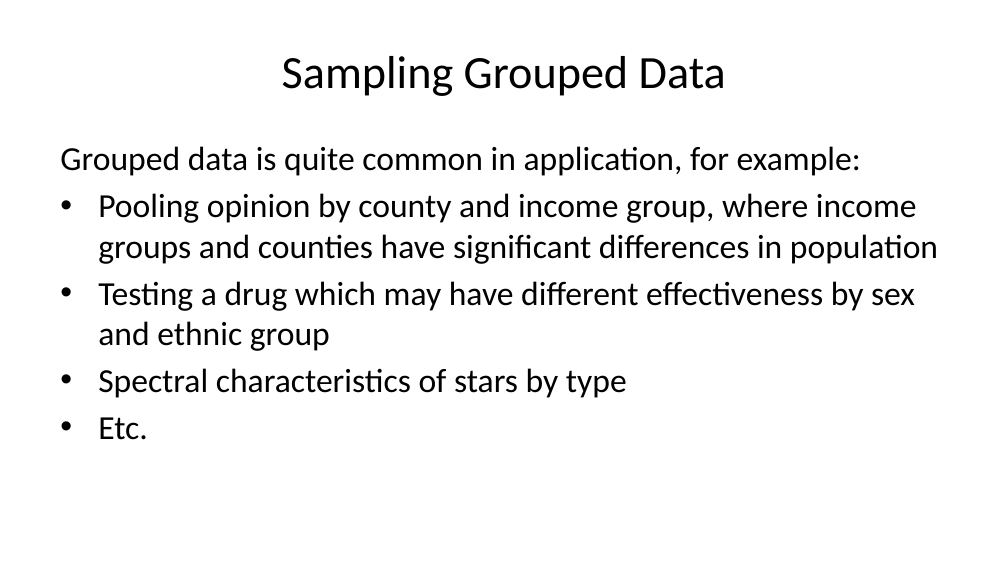
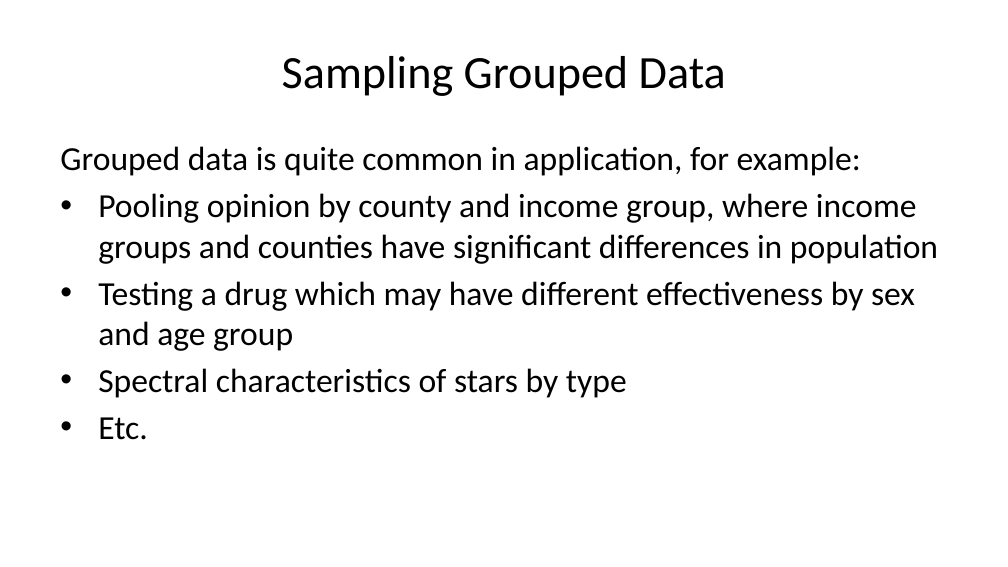
Before and after one commit to StephenElston/CSCI-E-83, a slide deck: slide 34 of LectureSlides/04_SamplingAndSimulation.pptx. Drawn at 1008x567 pixels with LibreOffice and Linux fonts; fonts in the diff are those of the drawing. Boxes give left, top, right and bottom in pixels: in the first picture for what was removed or moved away, otherwise in the second. Text is boxed around its words. In the diff, an @@ line names an element or a change of style, - is before the commit and + after.

Commit message:
Numerous improvements and typo corrections to slides

```diff
--- a/LectureSlides/04_SamplingAndSimulation.pptx
+++ b/LectureSlides/04_SamplingAndSimulation.pptx
@@ text at box(98, 281, 915, 351): text changed @@
-• Testing a drug which may have different effectiveness by sex and ethnic group
+• Testing a drug which may have different effectiveness by sex and age group
```
Also in this commit, not shown: 27 other slides changed.
